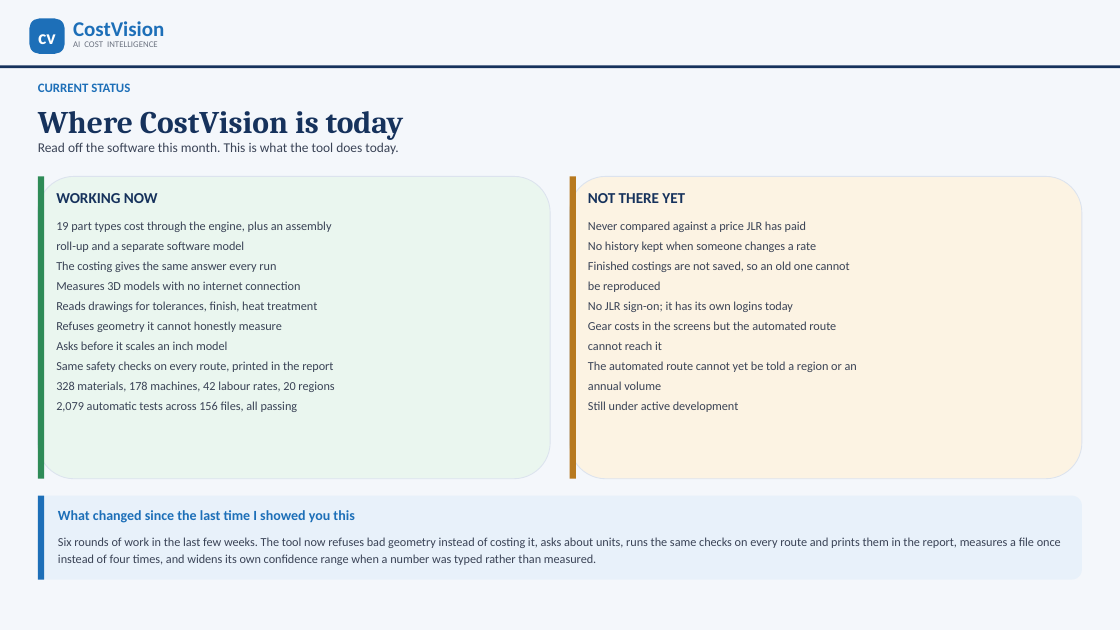
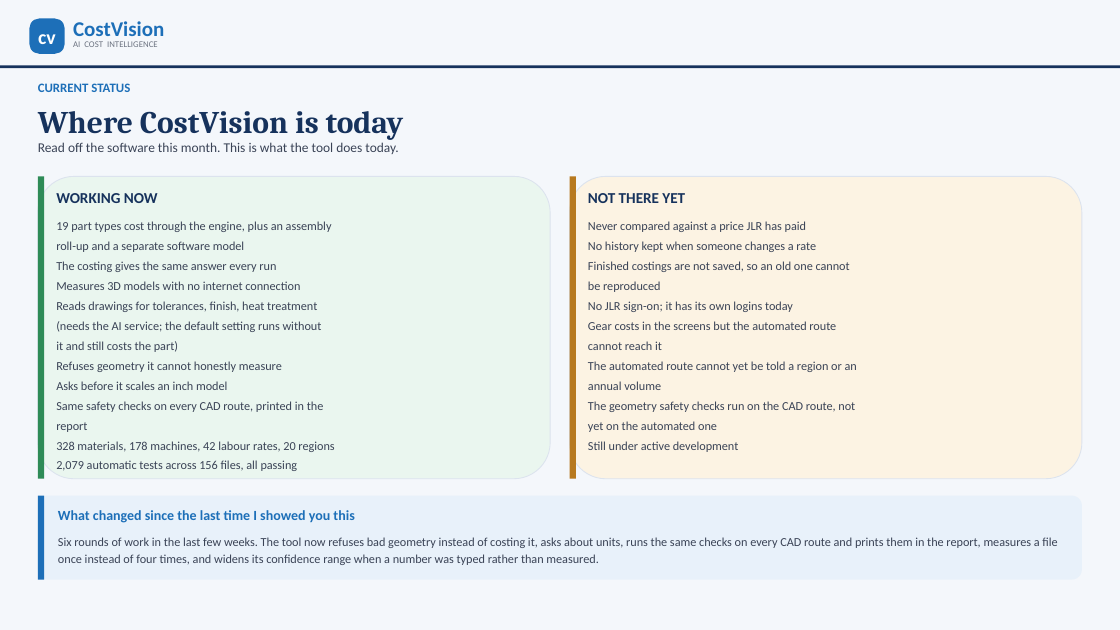
Before and after one commit to bhosaleavinash546/leamington-marathi, a slide deck: slide 4 of CostVision-CAPEE-Implementation-Options.pptx. Drawn at 1120x630 pixels with LibreOffice and Linux fonts; fonts in the diff are those of the drawing. Boxes give left, top, right and bottom in pixels: in the first picture for what was removed or moved away, otherwise in the second. Text is boxed around its words. In the diff, an @@ line names an element or a change of style, - is before the commit and + after.

```diff
--- a/CostVision-CAPEE-Implementation-Options.pptx
+++ b/CostVision-CAPEE-Implementation-Options.pptx
@@ text at [56,321,322,352]: paragraphs added @@
+(needs the AI service; the default setting runs without
+it and still costs the part)
@@ text at [56,401,324,432]: text changed @@
-Same safety checks on every route, printed in the report
+Same safety checks on every CAD route, printed in the
+report
@@ text at [588,401,855,432]: paragraphs added @@
+The geometry safety checks run on the CAD route, not
+yet on the automated one
@@ text at [58,537,1057,565]: text changed @@
-Six rounds of work in the last few weeks. The tool now refuses bad geometry instead of costing it, asks about units, runs the same checks on every route and prints them in the report, measures a file once instead of four times, and widens its own confidence range when a number was typed rather than measured.
+Six rounds of work in the last few weeks. The tool now refuses bad geometry instead of costing it, asks about units, runs the same checks on every CAD route and prints them in the report, measures a file once instead of four times, and widens its confidence range when a number was typed rather than measured.
```
Also in this commit, not shown: 9 other slides changed, 2 other files.
